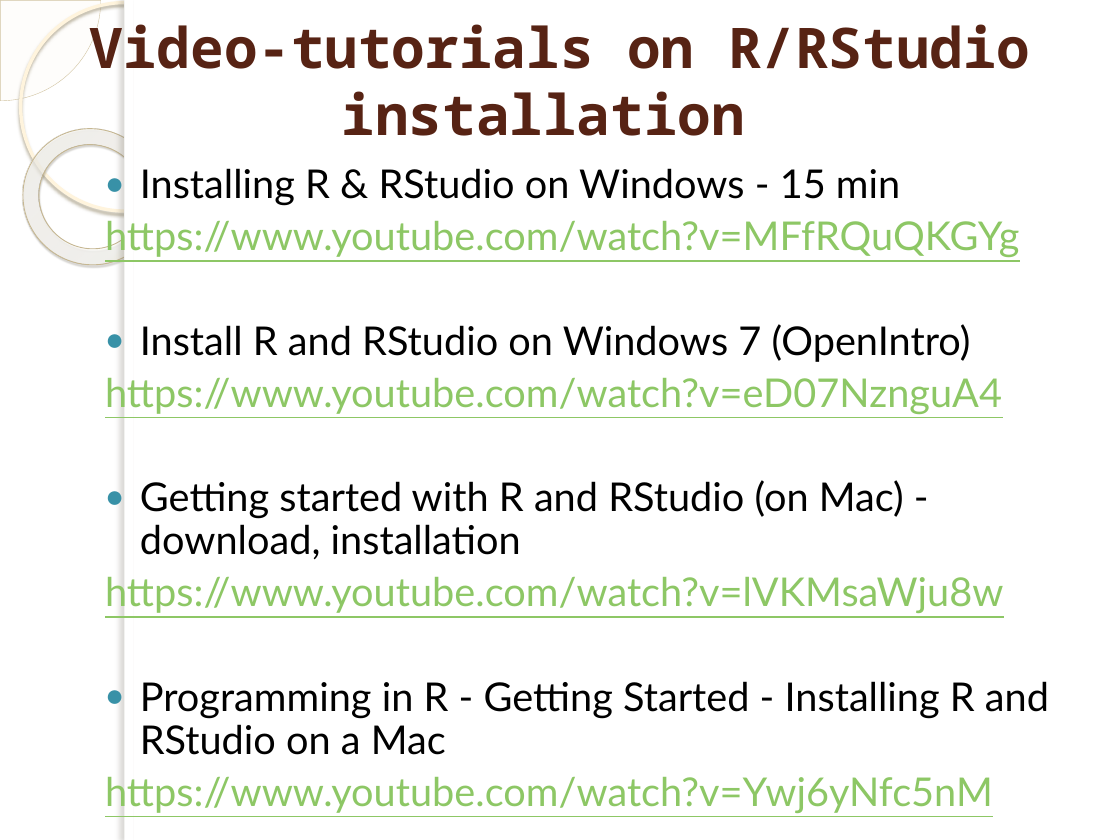
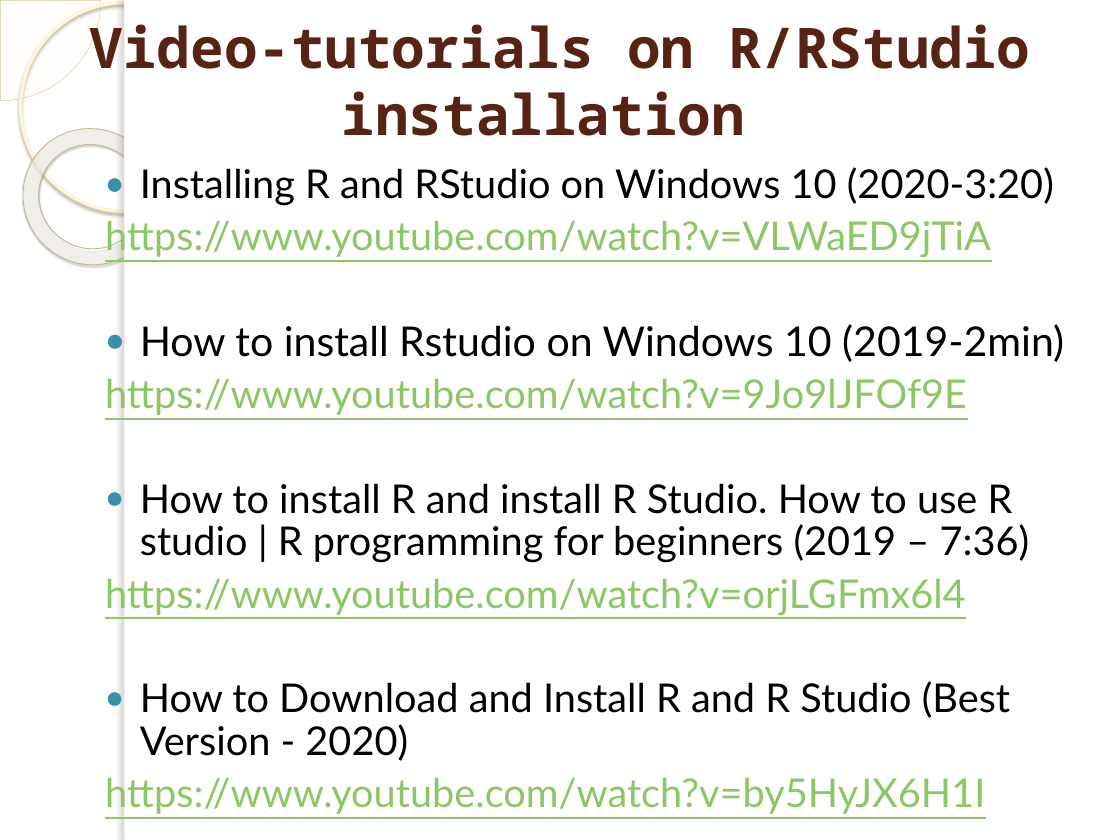
Before and after one commit to marinfotache/Data-Processing-Analysis-Science-with-R, a slide deck: slide 9 of 01 R_Introduction_Data Structures/01a_Introduction_to_R.pptx. Drawn at 1120x840 pixels with LibreOffice and Linux fonts; fonts in the diff are those of the drawing; background and template pictures are left out. Boxes give left, top, right and bottom in pixels: in the first picture for what was removed or moved away, otherwise in the second. Text is boxed around its words. In the diff, an @@ line names an element or a change of style, - is before the commit and + after.

```diff
--- a/01 R_Introduction_Data Structures/01a_Introduction_to_R.pptx
+++ b/01 R_Introduction_Data Structures/01a_Introduction_to_R.pptx
@@ text at (x1=105, y1=167, x2=1064, y2=814): text changed @@
-● Installing R & RStudio on Windows - 15 min
-https://www.youtube.com/watch?v=MFfRQuQKGYg
-● Install R and RStudio on Windows 7 (OpenIntro)
-https://www.youtube.com/watch?v=eD07NznguA4
-● Getting started with R and RStudio (on Mac) - download, installation
-https://www.youtube.com/watch?v=lVKMsaWju8w
-● Programming in R - Getting Started - Installing R and RStudio on a Mac
-https://www.youtube.com/watch?v=Ywj6yNfc5nM
+● Installing R and RStudio on Windows 10 (2020-3:20)
+https://www.youtube.com/watch?v=VLWaED9jTiA
+● How to install Rstudio on Windows 10 (2019-2min)
+https://www.youtube.com/watch?v=9Jo9lJFOf9E
+● How to install R and install R Studio. How to use R studio | R programming for beginners (2019 – 7:36)
+https://www.youtube.com/watch?v=orjLGFmx6l4
+● How to Download and Install R and R Studio (Best Version - 2020)
+https://www.youtube.com/watch?v=by5HyJX6H1I
```
Also in this commit, not shown: 5 other slides changed.
